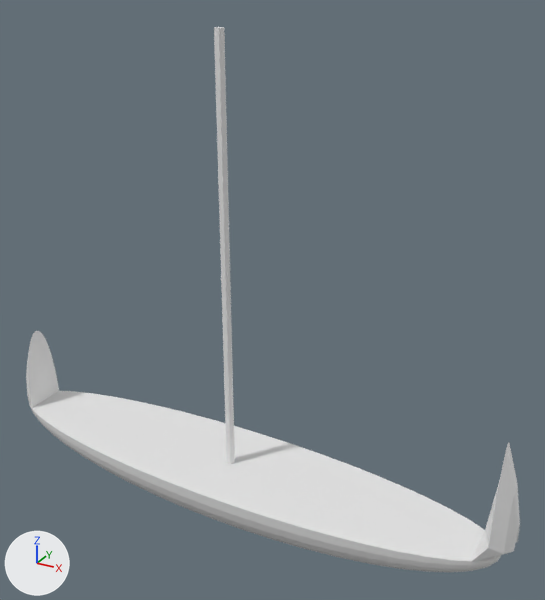
Two versions of the Blender file unity/Vinkings3D/Assets/modelsrc/ship.blend, one commit apart.
Before and after are seen from a 50 mm camera at (24.4, -38.2, 34.6) aimed at (2.7, 1.4, 14.8). Arrows for +X, +Y and +Z are at lower left; the lights stay in place.

In view in the first picture: 'ship'.
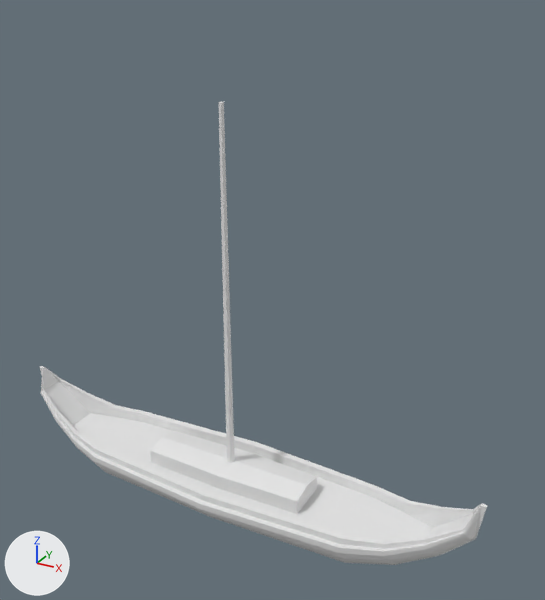
Commit message: improved ship

What differs and where, as boxes [x1, y1, x2, y2] in the pictures (545 x 600 px):
'ship', reshaped (9% narrower, 15% shorter)
    before: [26, 27, 520, 572]
    after: [40, 102, 488, 565]
part 1 of me_sphere, added
    after: [219, 102, 235, 463]
part 2 of me_sphere, rebuilt (9% narrower, 17% shorter)
    before: [26, 331, 520, 572]
    after: [40, 366, 488, 565]
part 3 of me_sphere, deleted
    before: [214, 27, 235, 464]

Patch to the scene script:
```diff
--- a/unity/Vinkings3D/Assets/modelsrc/ship.blend.py
+++ b/unity/Vinkings3D/Assets/modelsrc/ship.blend.py
@@ me_sphere @@
 # used by ob_ship; location = (0.0, 0.0, 0.0)
-me_sphere.from_pydata(...)  # 495 vertices, 536 faces; spans x -19.4..20.0, y -4.1..4.1, z -2.0..31.5
+me_sphere.from_pydata(...)  # 472 vertices, 506 faces; spans x -18.0..18.1, y -4.0..4.0, z -2.2..27.5
+# me_sphere part 1: a new loose piece, a 6-sided cut cone along z (radius 0.33 at the low end, 0.17 at the high end) spanning x -0.33..0.33, y -0.29..0.29, z -0.83..27.45
+# me_sphere part 2: the loose piece of 483 vertices spanning x -19.4..20.0, y -4.1..4.1, z -2.0..9.9 is rebuilt with 460 vertices and now spans x -18.0..18.1, y -4.0..4.0, z -2.2..5.2
+# me_sphere part 3: the loose piece of 12 vertices spanning x -0.3..0.3, y -0.3..0.3, z -1.5..31.5 is deleted
```
